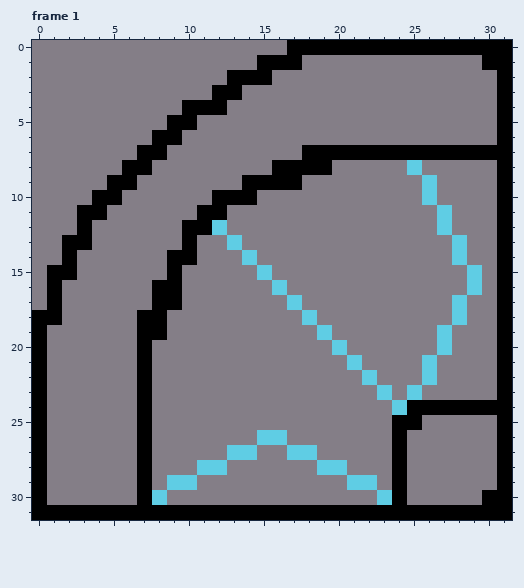
A pixel-art file gets an edit: Assets/Assets-Nexus Factory/Estructuras/Transport/lvl1/asesprite/Transport_rotate_lvl1.aseprite. The picture above was drawn from the file before the commit.
32x32 pixels, 1 frame. Shown: frame 1. The commit also changed other frames, which this record leaves out.
And afterwards:
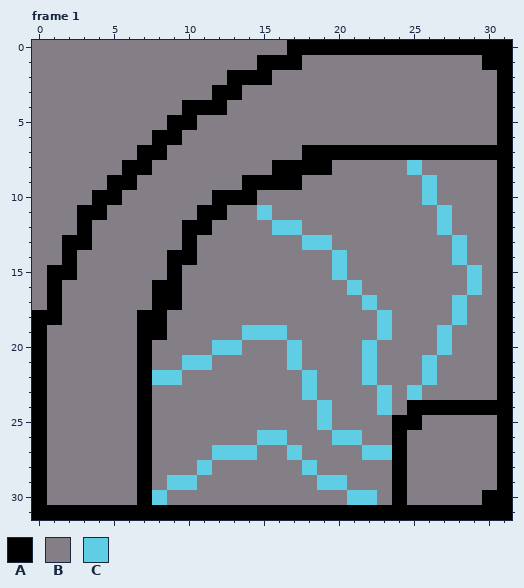
Palette (. is transparent): A #000000  B #847e87  C #5fcde4
Difference:
--- frame 1
@@ x 6..26 @@
 10 BBBBBBAAABBBBBBBBBBBC
-11 BBBBBAABBBBBBBBBBBBBB
-12 BBBBAACBBBBBBBBBBBBBB
-13 BBBBABBCBBBBBBBBBBBBB
-14 BBBAABBBCBBBBBBBBBBBB
-15 BBBABBBBBCBBBBBBBBBBB
-16 BBAABBBBBBCBBBBBBBBBB
-17 BBAABBBBBBBCBBBBBBBBB
-18 BAABBBBBBBBBCBBBBBBBB
-19 BAABBBBBBBBBBCBBBBBBB
-20 BABBBBBBBBBBBBCBBBBBB
-21 BABBBBBBBBBBBBBCBBBBC
-22 BABBBBBBBBBBBBBBCBBBC
-23 BABBBBBBBBBBBBBBBCBCB
-24 BABBBBBBBBBBBBBBBBCAA
-25 BABBBBBBBBBBBBBBBBAAB
-26 BABBBBBBBCCBBBBBBBABB
-27 BABBBBBCCBBCCBBBBBABB
-28 BABBBCCBBBBBBCCBBBABB
-29 BABCCBBBBBBBBBBCCBABB
-30 BACBBBBBBBBBBBBBBCABB
+11 BBBBBAABBCBBBBBBBBBBB
+12 BBBBAABBBBCCBBBBBBBBB
+13 BBBBABBBBBBBCCBBBBBBB
+14 BBBAABBBBBBBBBCBBBBBB
+15 BBBABBBBBBBBBBCBBBBBB
+16 BBAABBBBBBBBBBBCBBBBB
+17 BBAABBBBBBBBBBBBCBBBB
+18 BAABBBBBBBBBBBBBBCBBB
+19 BAABBBBBCCCBBBBBBCBBB
+20 BABBBBCCBBBCBBBBCBBBB
+21 BABBCCBBBBBCBBBBCBBBC
+22 BACCBBBBBBBBCBBBCBBBC
+23 BABBBBBBBBBBCBBBBCBCB
+24 BABBBBBBBBBBBCBBBCBAA
+25 BABBBBBBBBBBBCBBBBAAB
+26 BABBBBBBBCCBBBCCBBABB
+27 BABBBBCCCBBCBBBBCCABB
+28 BABBBCBBBBBBCBBBBBABB
+29 BABCCBBBBBBBBCCBBBABB
+30 BACBBBBBBBBBBBBCCBABB
 31 AAAAAAAAAAAAAAAAAAAAA
Where, in picture pixels (left, top, right, bottom), the same in both pictures:
changed: (152, 205, 407, 505)
